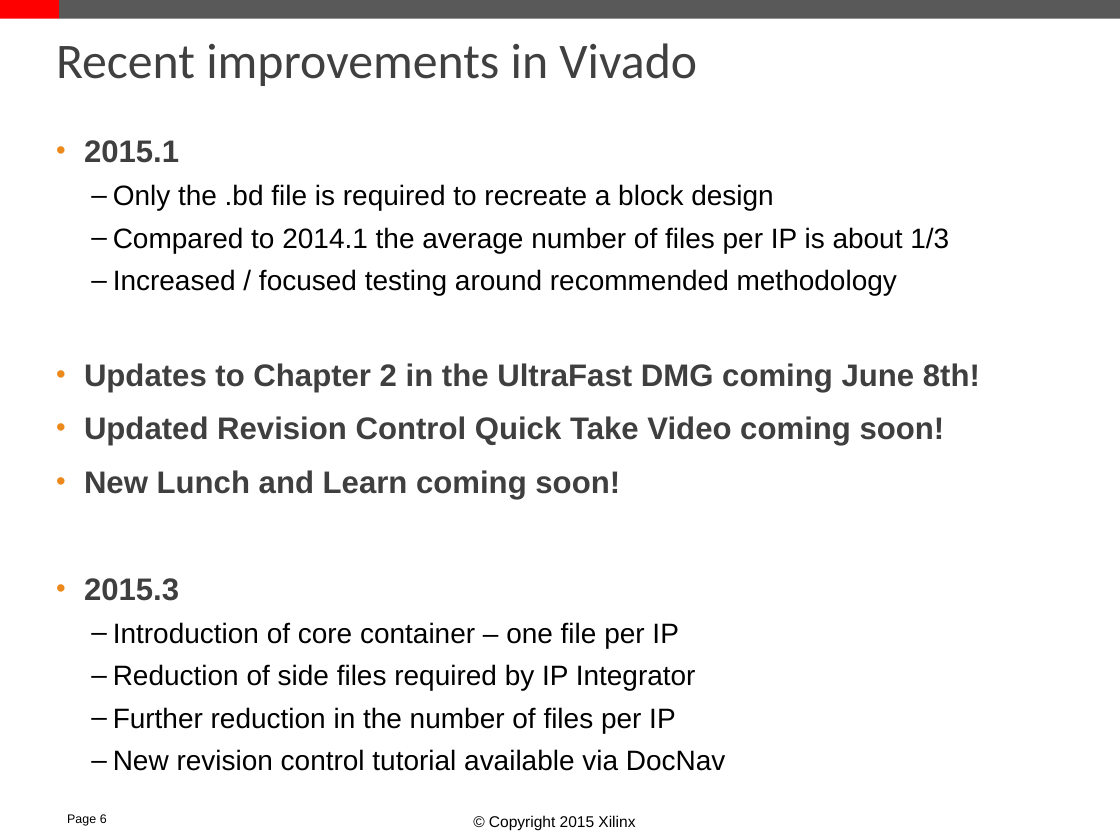
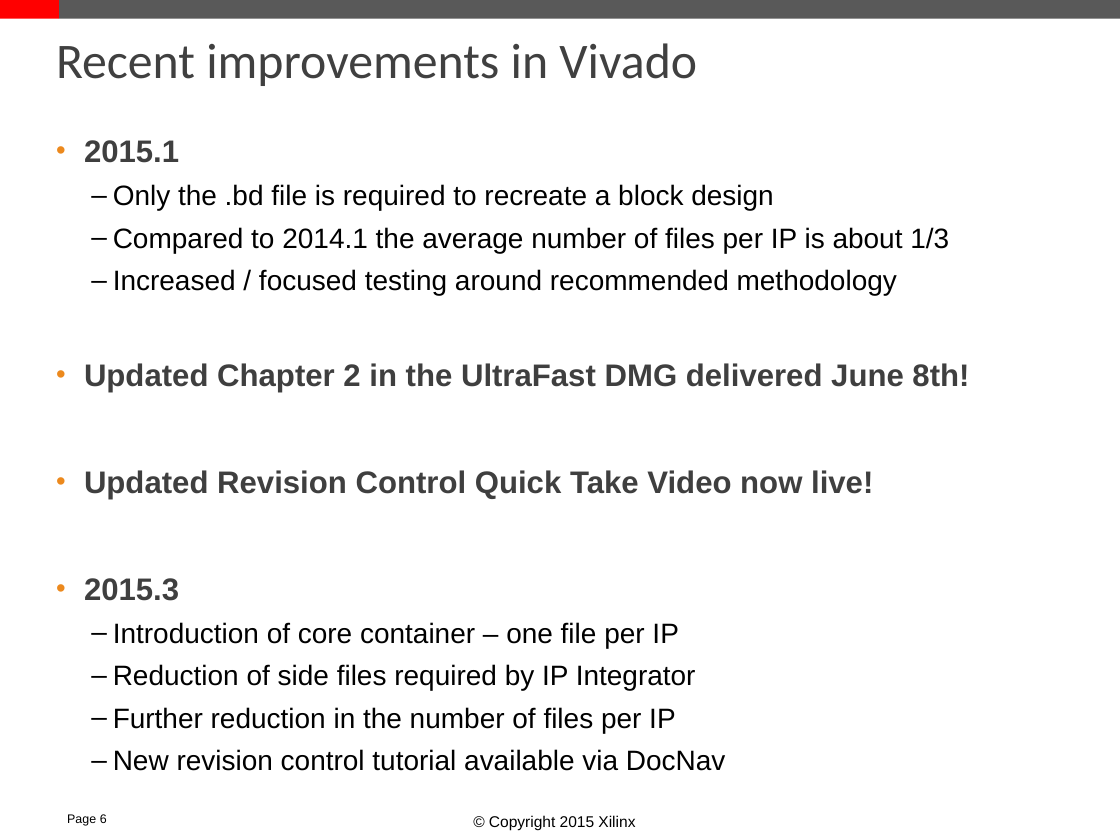
Before and after one commit to Xilinx/revCtrl, a slide deck: slide 6 of doc/versionControl.pptx. Drawn at 1120x840 pixels with LibreOffice and Linux fonts; fonts in the diff are those of the drawing; background and template pictures are left out. Boxes give left, top, right and bottom in pixels: in the first picture for what was removed or moved away, otherwise in the second. Text is boxed around its words. In the diff, an @@ line names an element or a change of style, - is before the commit and + after.

```diff
--- a/doc/versionControl.pptx
+++ b/doc/versionControl.pptx
@@ text at [84, 363, 969, 499]: text changed @@
-• Updates to Chapter 2 in the UltraFast DMG coming June 8th!
-• Updated Revision Control Quick Take Video coming soon!
-• New Lunch and Learn coming soon!
+• Updated Chapter 2 in the UltraFast DMG delivered June 8th!
+• Updated Revision Control Quick Take Video now live!
```
Also in this commit, not shown: 2 other slides changed.
